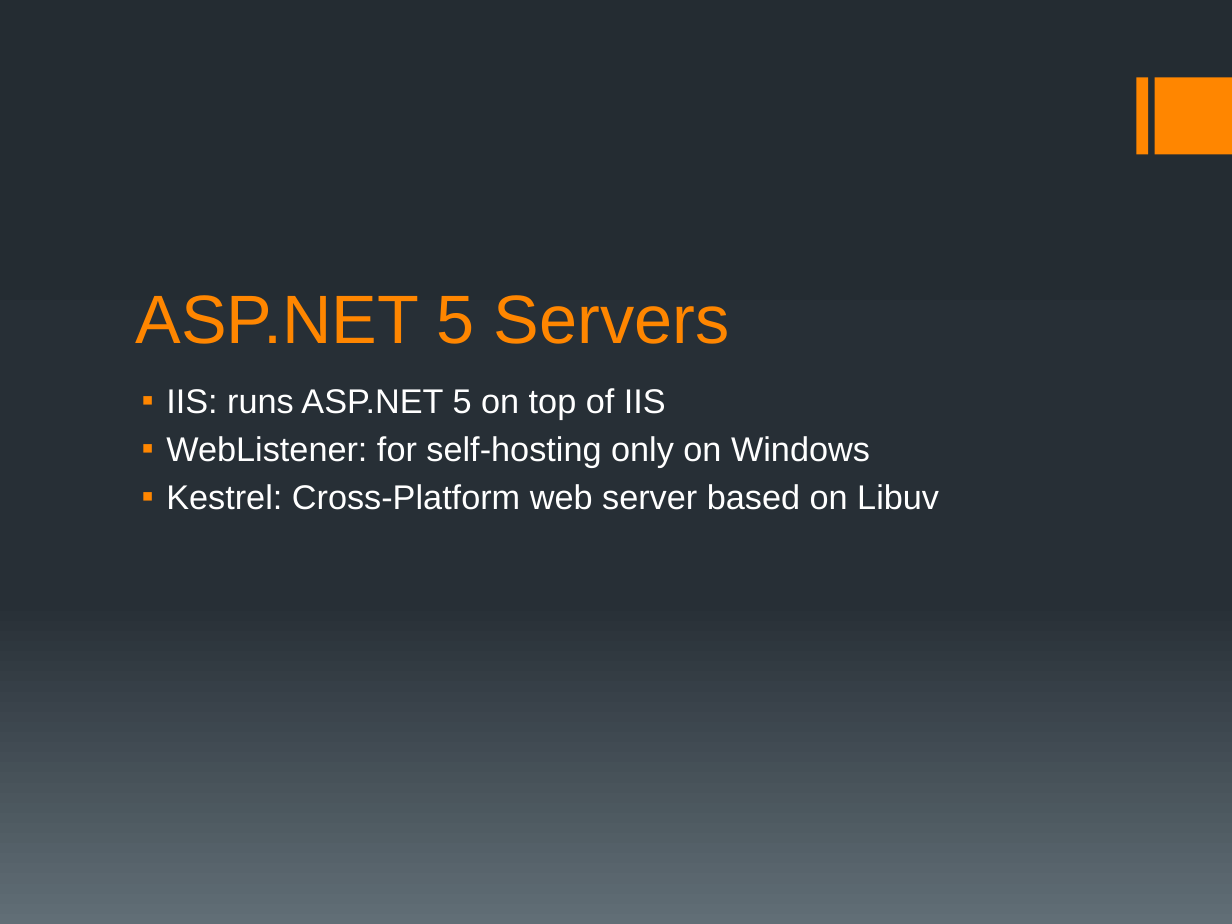
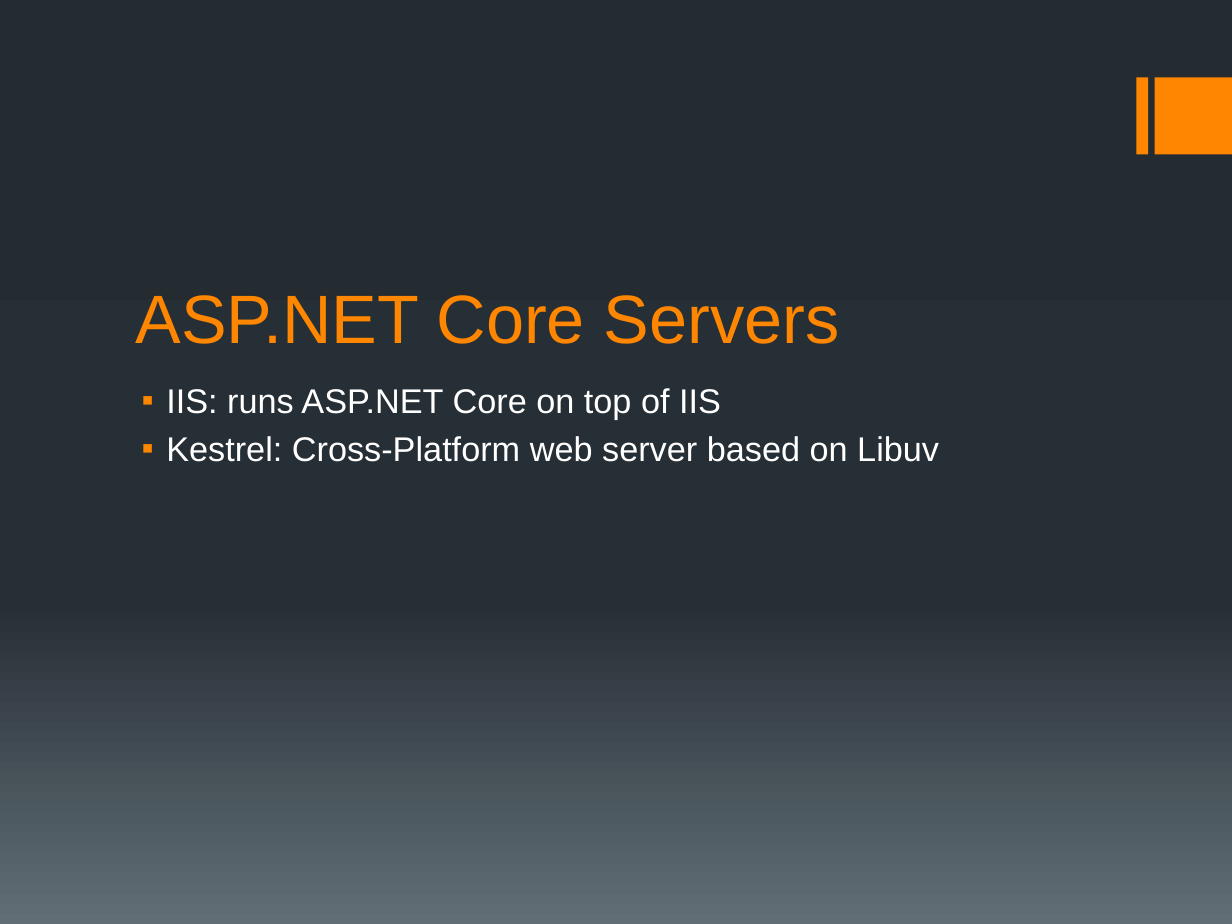
Before and after one commit to simonech/MeetASPNETCoreAtCG16, a slide deck: slide 14 of MeetASPNETCore.pptx (slide 11 before the commit). Drawn at 1232x924 pixels with LibreOffice and Linux fonts; fonts in the diff are those of the drawing. Boxes give left, top, right and bottom in pixels: in the first picture for what was removed or moved away, otherwise in the second. Text is boxed around its words. In the diff, an @@ line names an element or a change of style, - is before the commit and + after.

```diff
--- a/MeetASPNETCore.pptx
+++ b/MeetASPNETCore.pptx
@@ title at (136, 295, 840, 344): text changed @@
-ASP.NET 5 Servers
+ASP.NET Core Servers
@@ text at (166, 388, 721, 420): text changed @@
-▪ IIS: runs ASP.NET 5 on top of IIS
-▪ WebListener: for self-hosting only on Windows
+▪ IIS: runs ASP.NET Core on top of IIS
```
Also in this commit, not shown: 8 other slides changed, 9 slides added, 2 slides removed, 18 other files.
